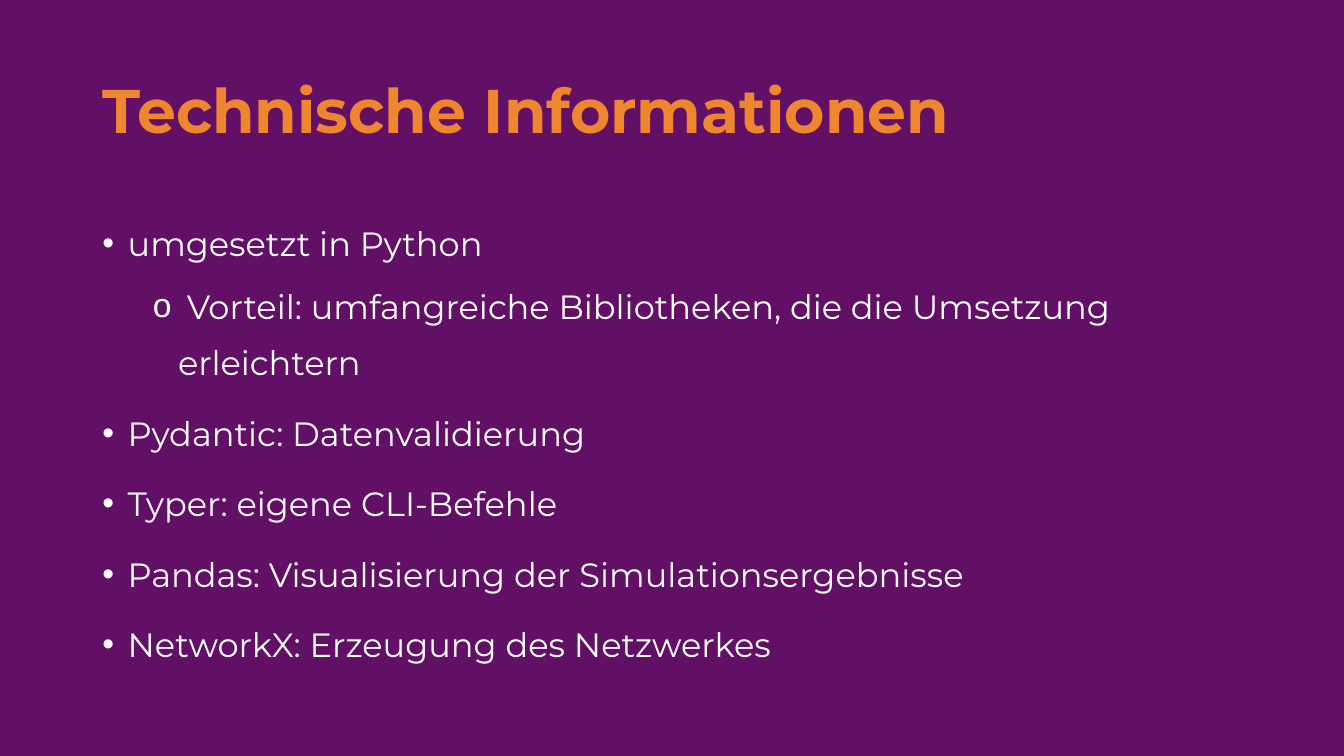
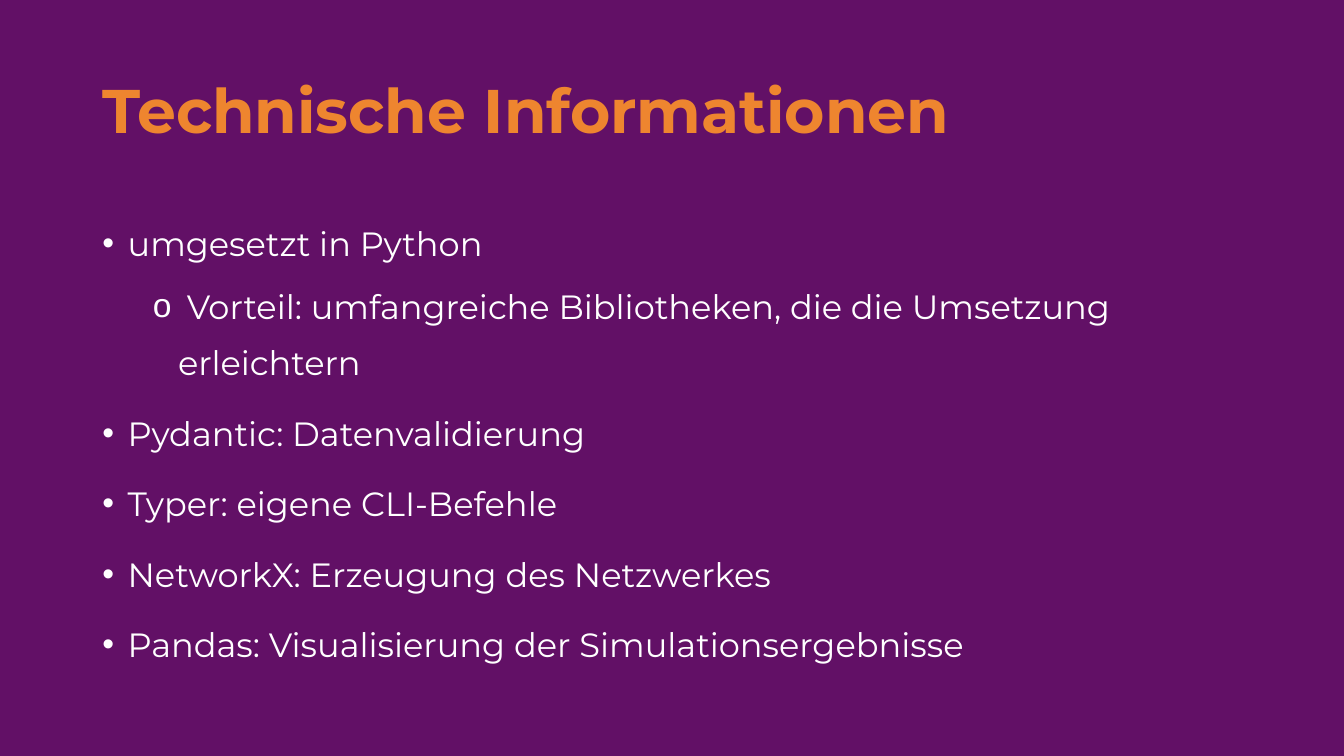
Before and after one commit to rossiesh/fake-news-simulator, a slide deck: slide 6 of iug_praesentation.pptx. Drawn at 1344x756 pixels with LibreOffice and Linux fonts; fonts in the diff are those of the drawing. Boxes give left, top, right and bottom in pixels: in the first picture for what was removed or moved away, otherwise in the second. Text is boxed around its words. In the diff, an @@ line names an element or a change of style, - is before the commit and + after.

Commit message:
update: presentation

```diff
--- a/iug_praesentation.pptx
+++ b/iug_praesentation.pptx
@@ text at (x1=128, y1=562, x2=771, y2=594): paragraph added @@
+• NetworkX: Erzeugung des Netzwerkes
@@ text at (x1=128, y1=632, x2=771, y2=664): paragraph removed @@
-• NetworkX: Erzeugung des Netzwerkes
```
